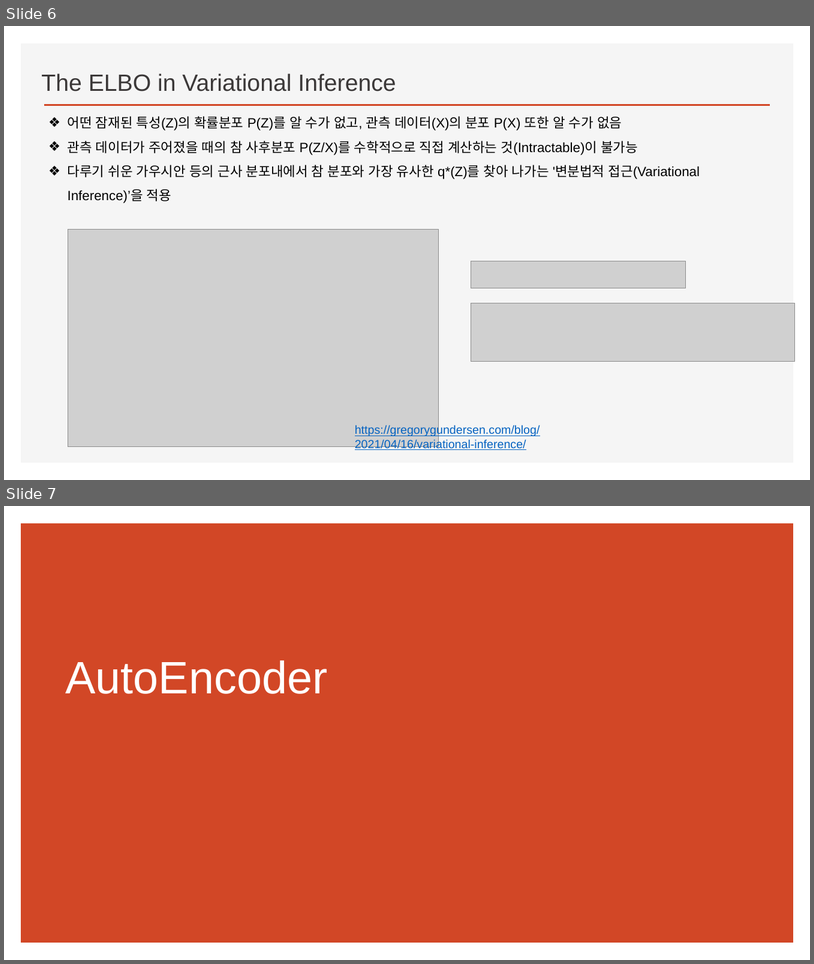
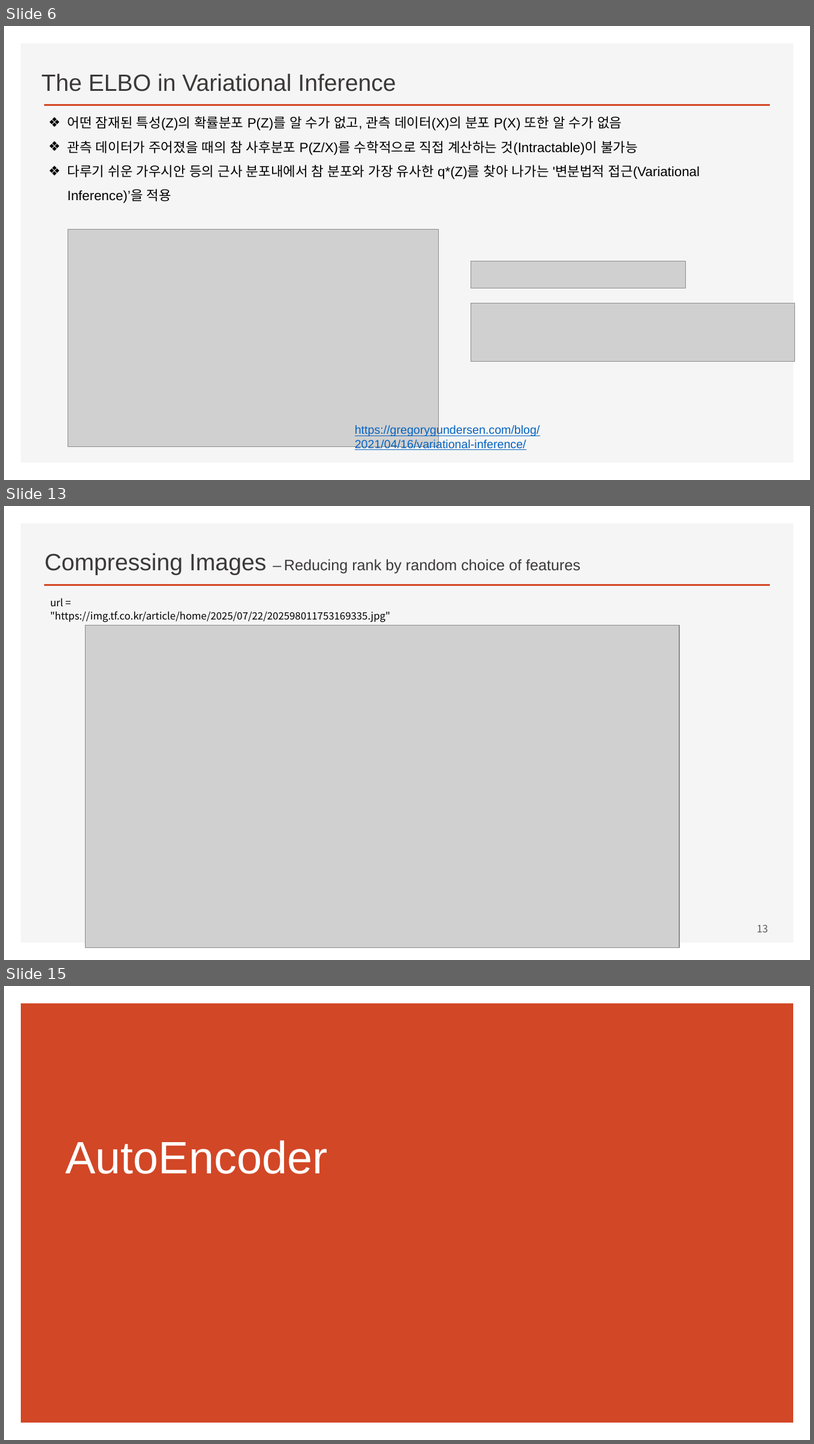
Before and after one commit to ancestor9/2026_Fall_AI-Literacy, a slide deck: Variational Autoencoders.pptx. Shown one above the other, each under a label of ours: slides 6 and 7 before the commit, slides 6, 13 and 15 after it; the slides between them are not shown. The pictures are 814x964 and 814x1444 pixels, drawn with LibreOffice and Linux fonts; fonts in the diff are those of the drawing; grey boxes stand for pictures; background and template pictures are left out. Boxes give left, top, right and bottom in pixels: in the first picture for what was removed or moved away, otherwise in the second. Text is boxed around its words. In the diff, an @@ line names an element or a change of style, - is before the commit and + after.

```diff
--- a/Variational Autoencoders.pptx
+++ b/Variational Autoencoders.pptx
@@ slide 13 added at (4,506,810,960), background #FFFFFF; not listed: 2 template elements that a slide beside it also shows @@
@@ title added at (45,553,581,575), 18 pt, text #3B3838 @@
+Compressing Images – Reducing rank by random choice of features
@@ text added at (50,598,390,622), 12 pt, text #000000 @@
+url = "https://img.tf.co.kr/article/home/2025/07/22/202598011753169335.jpg"
@@ picture added at (85,625,680,947) @@
@@ page number added at (757,924,768,932), 12 pt, text #595959 @@
+13
@@ what was slide 7 is now slide 15 @@
```
Also in this commit, not shown: 8 other slides added.
